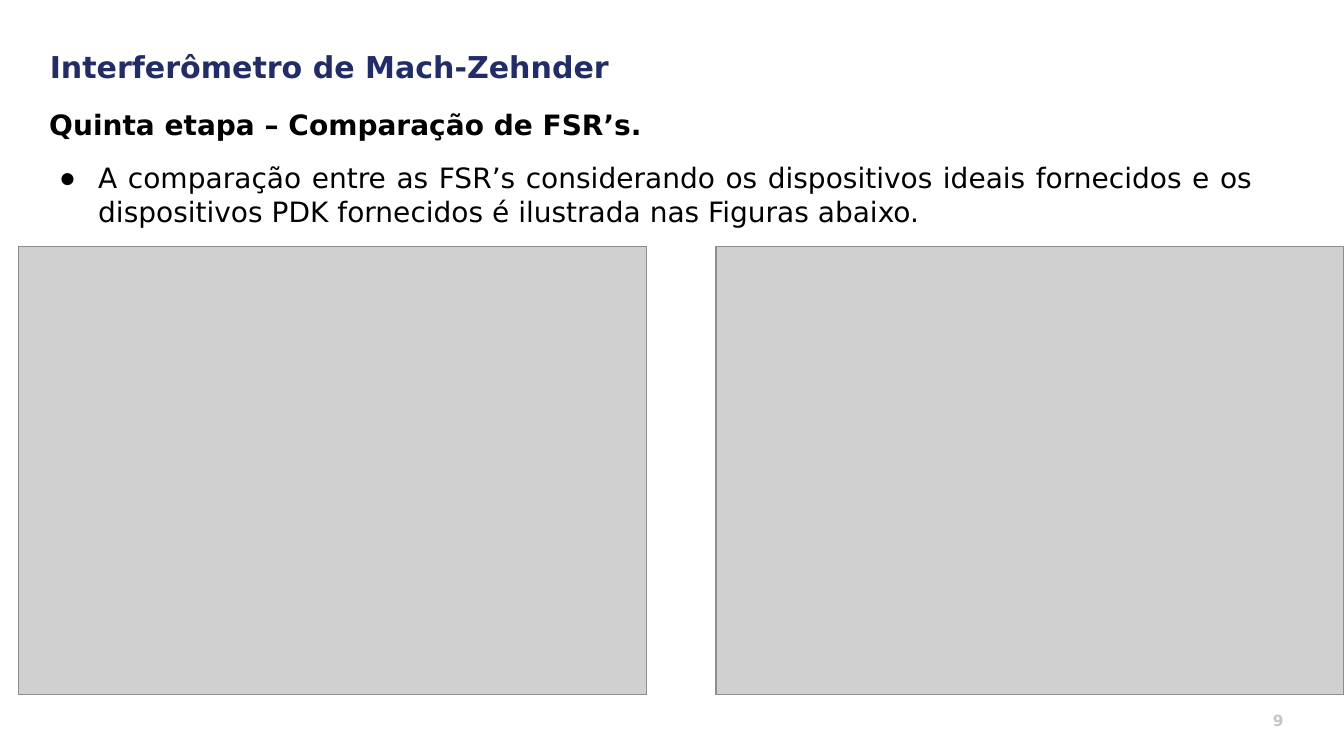
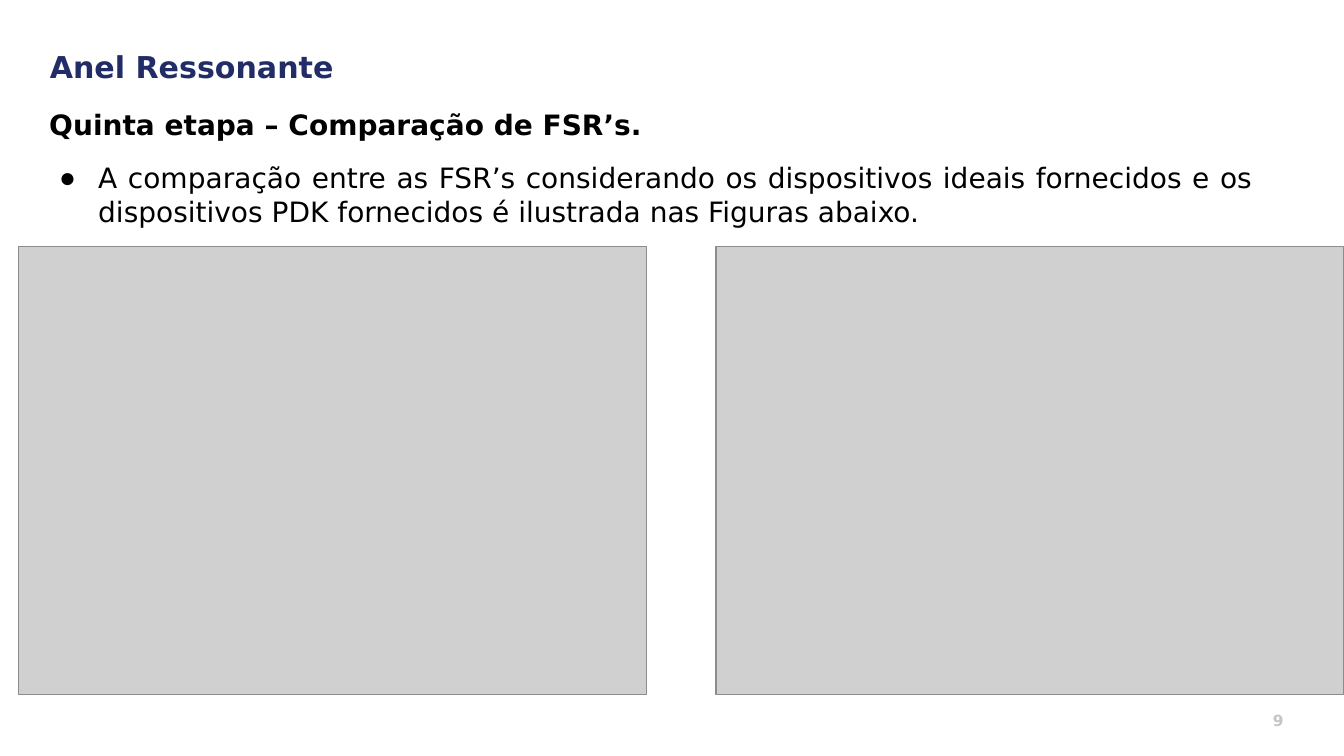
Before and after one commit to EriCand-Ss/Photonics-API-lumapi, a slide deck: slide 9 of LAB. 11 - RING/RING ERICK CÂNDIDO.pptx. Drawn at 1344x756 pixels with LibreOffice and Linux fonts; fonts in the diff are those of the drawing; grey boxes stand for pictures; background and template pictures are left out. Boxes give left, top, right and bottom in pixels: in the first picture for what was removed or moved away, otherwise in the second. Text is boxed around its words. In the diff, an @@ line names an element or a change of style, - is before the commit and + after.

```diff
--- a/LAB. 11 - RING/RING ERICK CÂNDIDO.pptx
+++ b/LAB. 11 - RING/RING ERICK CÂNDIDO.pptx
@@ title at (x1=50, y1=55, x2=334, y2=79): text changed @@
-Interferômetro de Mach-Zehnder
+Anel Ressonante
```
Also in this commit, not shown: 9 other slides changed, 1 other file.
